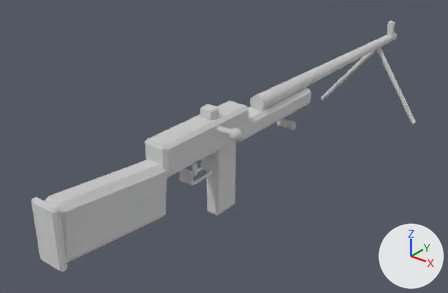
The glTF model ambush_loop/art/v2/models/bar_lod0.glb as it was, and as the next commit left it.
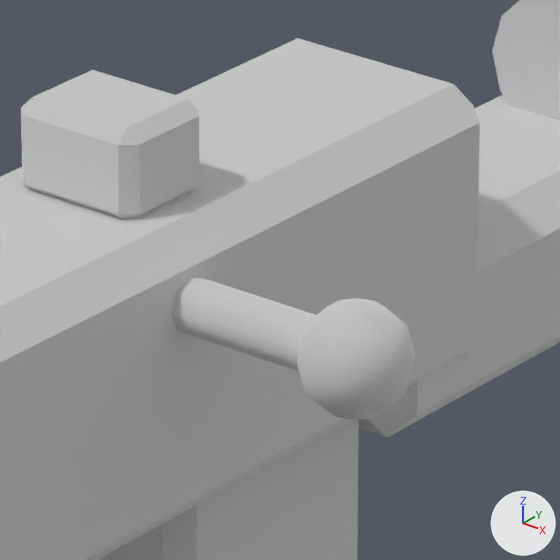
There are two pictures of each version: one whole from a camera (50 mm lens) standing at (0.713, -0.792, 0.539) and looking at (-0.072, 0.189, -0.07), one close up on the part from 44% to 57% of the width and 33% to 53% of the height. The lights are fixed; the arrows at lower right show +X, +Y and +Z. The last two pictures show the newer version. Vertices at exactly the same position are counted once.

Before the edit, the objects in view are built like this:
```python
me_cube_272 = bpy.data.meshes.new('Cube.272')
me_cube_272.from_pydata(...)  # 472 vertices, 868 faces; spans x -0.15..0.15, y -0.339..0.88, z -0.156..0.092
me_cube_272.materials.append(mat_v2_actor_atlas)  # white #e7e7e7
ob_bar_body = bpy.data.objects.new('bar_body', me_cube_272)
ob_bar_body.location = (0.0, 0.0, 0.0)
```
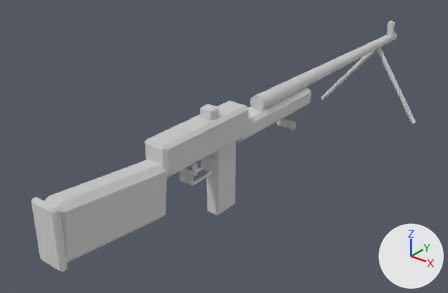
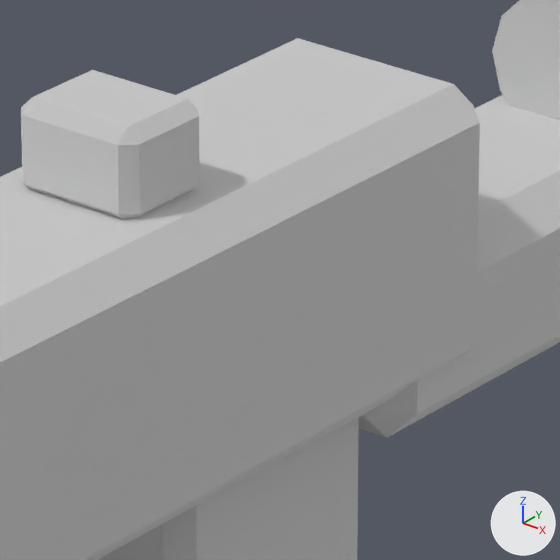
Pixel boxes (x1, y1, x2, y2) of what changed, in the close-ups (560 x 560 px):
```json
{"part": 1, "of": "me_cube_272", "change": "deleted", "before": [297, 298, 415, 420]}
{"part": 2, "of": "me_cube_272", "change": "deleted", "before": [171, 277, 316, 371]}
```

Scene script edits in JSON lines:
```json
{"block": "me_cube_272", "where": "# used by ob_bar_body; location = (0.0, 0.0, 0.0)"}
{"op": "remove", "block": "me_cube_272", "code": "me_cube_272.from_pydata(...)  # 472 vertices, 868 faces; spans x -0.15..0.15, y -0.339..0.88, z -0.156..0.092"}
{"op": "add", "block": "me_cube_272", "code": "me_cube_272.from_pydata(...)  # 404 vertices, 740 faces; spans x -0.15..0.15, y -0.339..0.88, z -0.156..0.092"}
{"block": "me_cube_272", "change": "me_cube_272 part 1: the loose piece of 52 vertices spanning x 0.059..0.081, y 0.034..0.058, z 0.041..0.065 is deleted"}
{"block": "me_cube_272", "change": "me_cube_272 part 2: the loose piece of 16 vertices spanning x 0.0..0.065, y 0.04..0.052, z 0.047..0.059 is deleted"}
```
